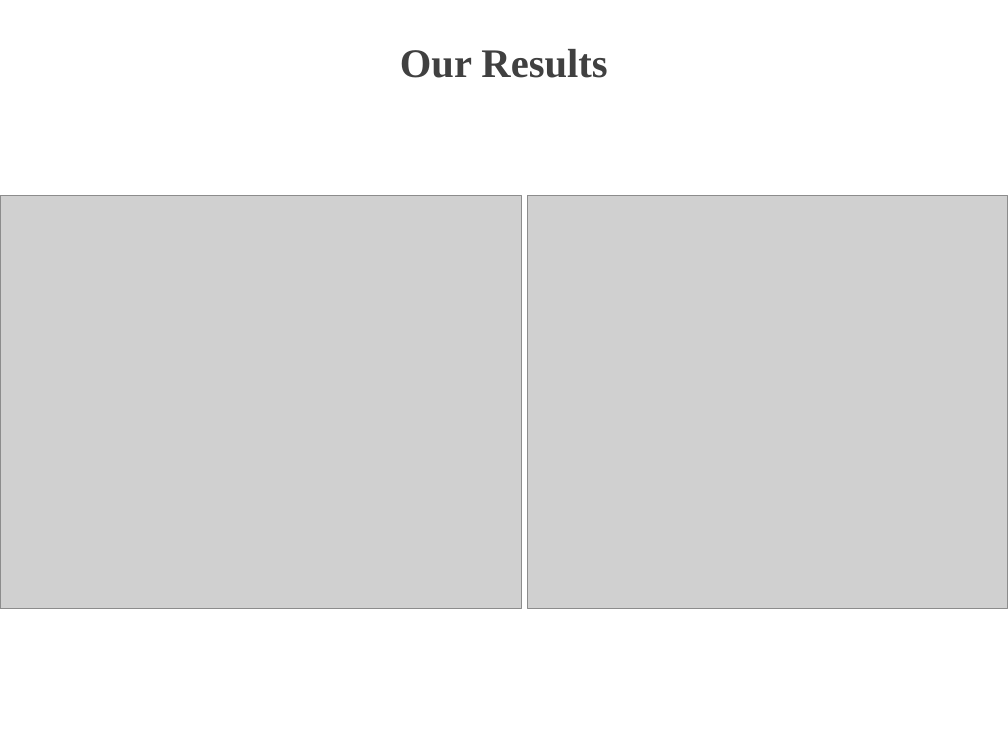
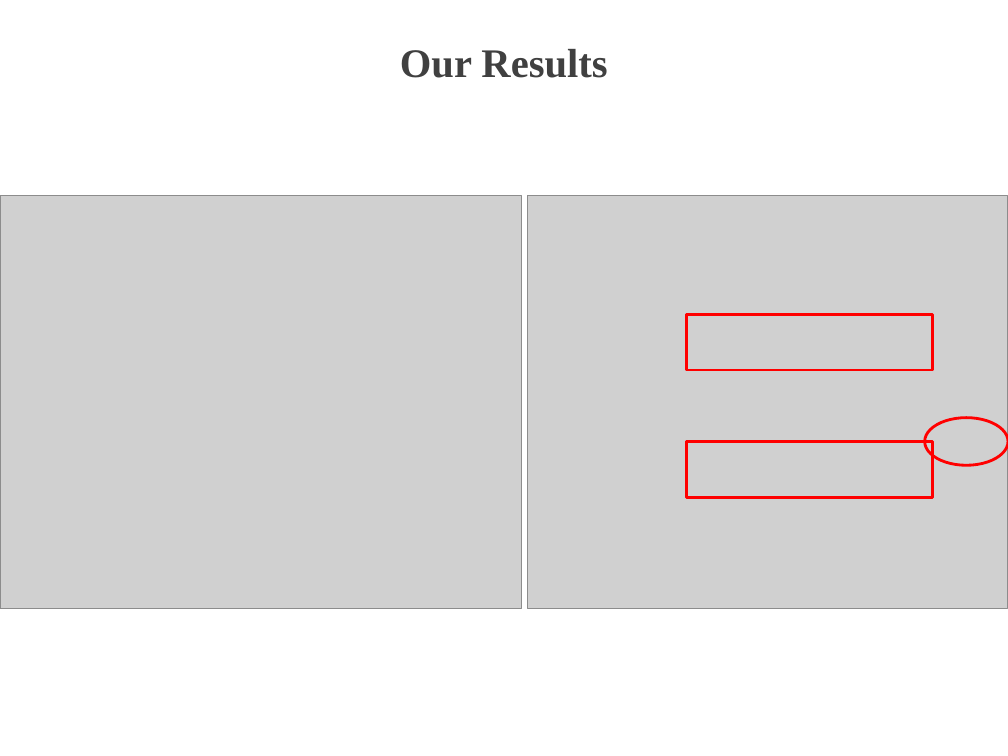
Before and after one commit to TZstatsADS/Spr2017-proj4-team13, a slide deck: slide 7 of doc/presentation.pptx. Drawn at 1008x756 pixels with LibreOffice and Linux fonts; fonts in the diff are those of the drawing; grey boxes stand for pictures; background and template pictures are left out. Boxes give left, top, right and bottom in pixels: in the first picture for what was removed or moved away, otherwise in the second. Text is boxed around its words. In the diff, an @@ line names an element or a change of style, - is before the commit and + after.

Commit message:
ppt

```diff
--- a/doc/presentation.pptx
+++ b/doc/presentation.pptx
@@ rectangle added at <box>686,314,932,370</box>, outline #FF0000 2 pt @@
@@ ellipse added at <box>924,417,1008,465</box>, outline #FF0000 2 pt @@
@@ rectangle added at <box>686,442,932,497</box>, outline #FF0000 2 pt @@
```
Also in this commit, not shown: 2 other slides changed, 1 slide added.
